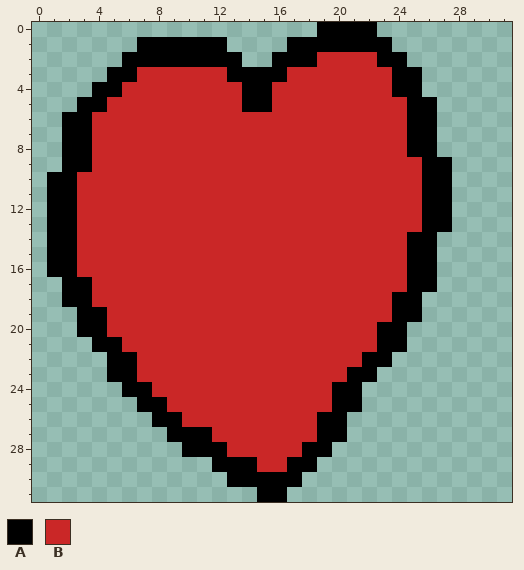
Edited in one commit: pixel-art file (heart.aseprite). That is the earlier state.
32x32 pixels, 1 frame.
Palette (. is transparent): A #000000  B #ca2727
Pixels before, first column x 1:
 0 ..................AAAA.....
 1 ......AAAAAA....AAAAAAA....
 2 .....AAAAAAAA..AAABBBBAA...
 3 ....AABBBBBBAAAABBBBBBBAA..
 4 ...AABBBBBBBBAABBBBBBBBAA..
 5 ..AABBBBBBBBBAABBBBBBBBBAA.
 6 .AABBBBBBBBBBBBBBBBBBBBBAA.
 7 .AABBBBBBBBBBBBBBBBBBBBBAA.
 8 .AABBBBBBBBBBBBBBBBBBBBBAA.
 9 .AABBBBBBBBBBBBBBBBBBBBBBAA
10 AABBBBBBBBBBBBBBBBBBBBBBBAA
11 AABBBBBBBBBBBBBBBBBBBBBBBAA
12 AABBBBBBBBBBBBBBBBBBBBBBBAA
13 AABBBBBBBBBBBBBBBBBBBBBBBAA
14 AABBBBBBBBBBBBBBBBBBBBBBAA.
15 AABBBBBBBBBBBBBBBBBBBBBBAA.
16 AABBBBBBBBBBBBBBBBBBBBBBAA.
17 .AABBBBBBBBBBBBBBBBBBBBBAA.
18 .AABBBBBBBBBBBBBBBBBBBBAA..
19 ..AABBBBBBBBBBBBBBBBBBBAA..
20 ..AABBBBBBBBBBBBBBBBBBAA...
21 ...AABBBBBBBBBBBBBBBBBAA...
22 ....AABBBBBBBBBBBBBBBAA....
23 ....AABBBBBBBBBBBBBBAA.....
24 .....AABBBBBBBBBBBBAA......
25 ......AABBBBBBBBBBBAA......
26 .......AABBBBBBBBBAA.......
27 ........AAABBBBBBBAA.......
28 .........AAABBBBBAA........
29 ...........AAABBAA.........
30 ............AAAAA..........
31 ..............AA...........
New version:
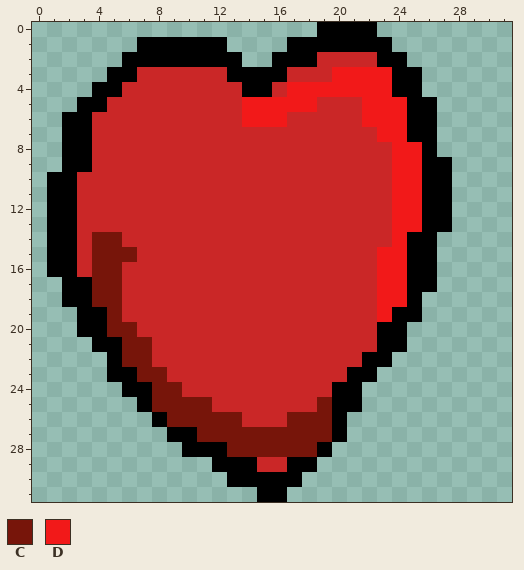
Colours new in this view: C #77150a  D #f21919
Changes in this commit:
Changed rows in their new state; - is an unchanged pixel.
first column x 4:
 3 ----------------DDDD--
 4 -------------DDDDDDD--
 5 ----------DDDDD---DDD-
 6 ----------DDD-----DDD-
 7 -------------------DD-
 8 --------------------DD
 9 --------------------DD
10 --------------------DD
11 --------------------DD
12 --------------------DD
13 --------------------DD
14 CC------------------D-
15 CCC----------------DD-
16 CC-----------------DD-
17 CC-----------------DD-
18 CC-----------------DD-
19 -C-----------------D--
20 -CC-------------------
21 --CC------------------
22 --CC------------------
23 ---CC-----------------
24 ----CC----------------
25 ----CCCC-------C------
26 -----CCCCC---CCC------
27 -------CCCCCCCCC------
28 ---------CCCCCC-------
Boxes around the changes in both pictures, in picture pixels (x1, y1, x2, y2):
changed: (92, 67, 422, 457)
